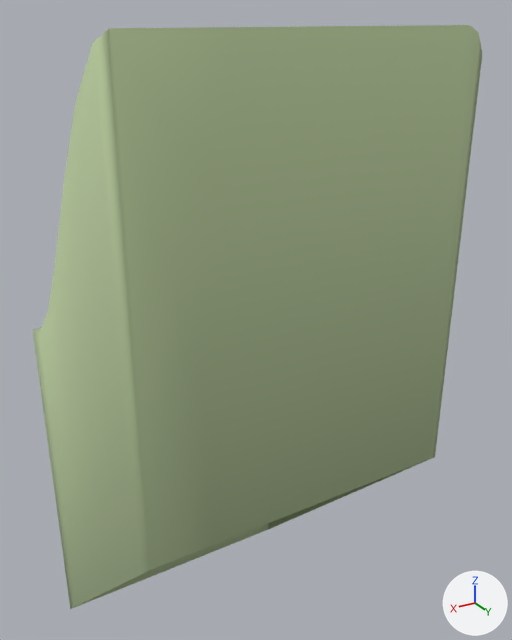
Before and after pictures for a commit that changed the glTF model ground/ground-ramp-l-00.glb.
Before and after are seen from a 50 mm lens placed at (1.0, 1.87, 1.02), pointed at (-0.14, -0.03, 0.07). Arrows for +X, +Y and +Z are at lower right; the lights stay in place. The picture after the commit comes second.

Script lines for the objects in view, before the commit:
```python
me_ground_ramp_l_00 = bpy.data.meshes.new('ground-ramp-l-00')
me_ground_ramp_l_00.from_pydata(...)  # 92 vertices, 154 faces; spans x -0.5..0.5, y -0.5..0.5, z -1.3..1.0
me_ground_ramp_l_00.materials.append(mat_ground)
ob_ground_ramp_l_00 = bpy.data.objects.new('ground-ramp-l-00', me_ground_ramp_l_00)
ob_ground_ramp_l_00.location = (0.0, 0.0, 0.0)
```
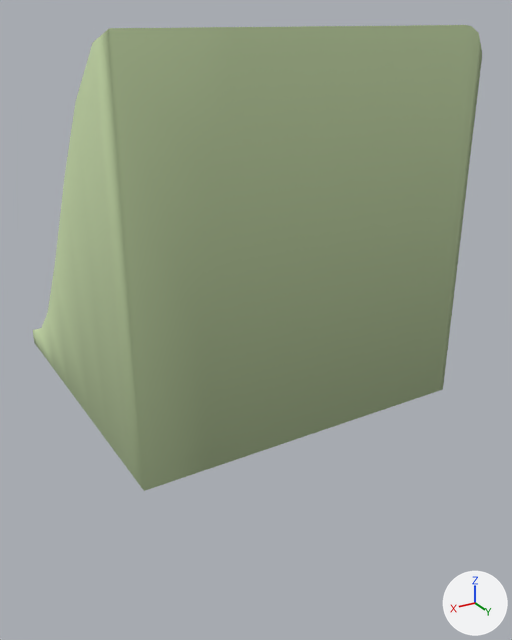
Location of each change, [x1, y1, x2, y2] in pixels of the pictures (512 x 640 px):
'ground-ramp-l-00', reshaped (20% shorter)
    before: [33, 25, 482, 609]
    after: [33, 25, 482, 491]

What changed in the scene script:
```text
Change me_ground_ramp_l_00:
    used by ob_ground_ramp_l_00; location = (0.0, 0.0, 0.0)
    remove me_ground_ramp_l_00.from_pydata(...)  # 92 vertices, 154 faces; spans x -0.5..0.5, y -0.5..0.5, z -1.3..1.0
    add me_ground_ramp_l_00.from_pydata(...)  # 92 vertices, 154 faces; spans x -0.5..0.5, y -0.5..0.5, z -0.07..1.0
    me_ground_ramp_l_00 part 1: all 28 vertices in x -0.5..0.5, y -0.5..0.5, z -1.3..-0.3 are scaled about their middle by (1, 1, 0), then moved by (0.0, 0.0, 0.75)
```
